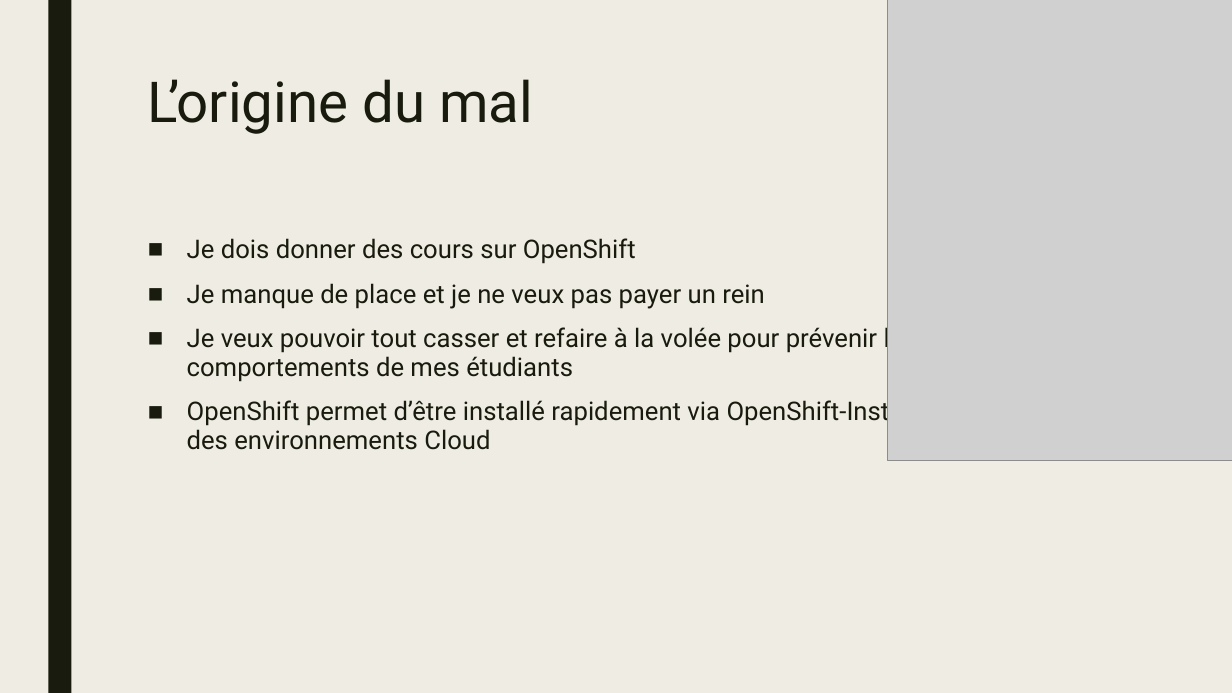
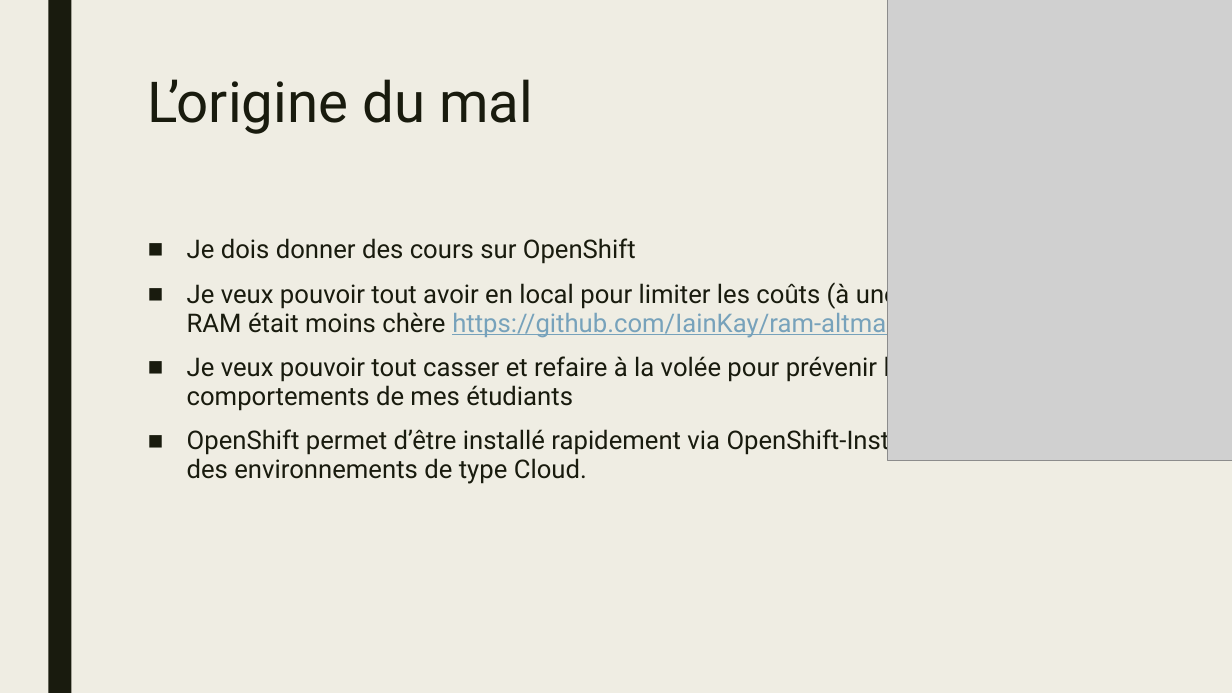
Before and after one commit to KakorHolloway/openstack-helm-demo, a slide deck: slide 4 of slides/openstack-helm-capitole-du-libre-2026.pptx. Drawn at 1232x693 pixels with LibreOffice and Linux fonts; fonts in the diff are those of the drawing; grey boxes stand for pictures. Boxes give left, top, right and bottom in pixels: in the first picture for what was removed or moved away, otherwise in the second. Text is boxed around its words. In the diff, an @@ line names an element or a change of style, - is before the commit and + after.

```diff
--- a/slides/openstack-helm-capitole-du-libre-2026.pptx
+++ b/slides/openstack-helm-capitole-du-libre-2026.pptx
@@ text at (187,279,910,338): text changed @@
-■ Je manque de place et je ne veux pas payer un rein
+■ Je veux pouvoir tout avoir en local pour limiter les coûts (à une époque ou la RAM était moins chère https://github.com/IainKay/ram-altman)
@@ text at (187,426,939,484): text changed @@
-■ OpenShift permet d’être installé rapidement via OpenShift-Installer qui préconise des environnements Cloud
+■ OpenShift permet d’être installé rapidement via OpenShift-Installer qui préconise des environnements de type Cloud.
```
Also in this commit, not shown: 1 other slide changed.
